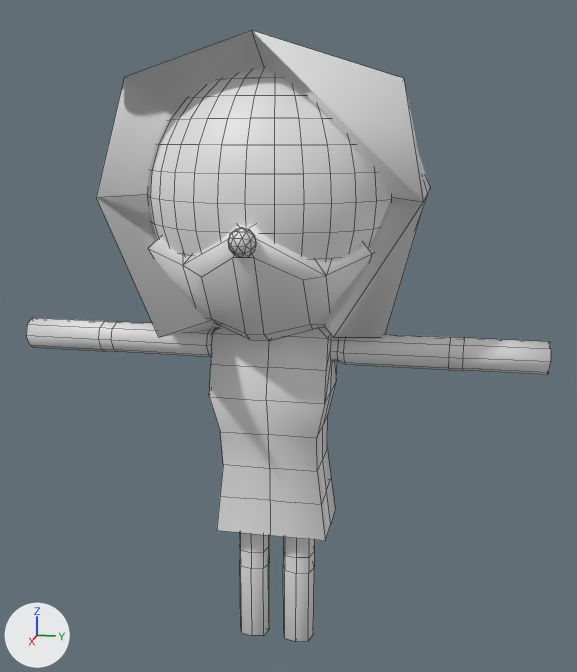
The Blender file Petal/Assets/Objects/Characters/Aqua/Aqua.blend as it was, and as the next commit left it.
Both versions are drawn from a 50 mm camera at (6.22, 1.34, 0.42) aimed at (-0.25, 0.05, -1.2). Lighting does not change. The marker at lower left points along +X, +Y and +Z. Mesh edges are drawn as thin lines.

The first picture shows 'Cube', 'Cube.001', 'Head', 'Mouth Region'.
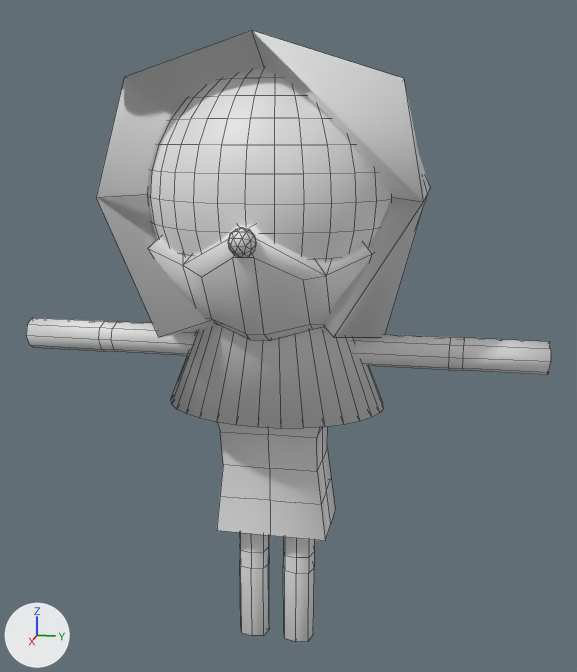
Where the change shows, as pixel boxes [x1, y1, x2, y2] in the pictures (577 x 672 px):
'Cone', added: after [171, 325, 384, 428]

Patch to the scene script:
```diff
--- a/Petal/Assets/Objects/Characters/Aqua/Aqua.blend.py
+++ b/Petal/Assets/Objects/Characters/Aqua/Aqua.blend.py
@@ me_cone @@
+me_cone.from_pydata(...)  # 65 vertices, 65 faces; spans x -1.0..1.0, y -1.0..1.0, z -1.0..1.0
+me_cone.polygons.foreach_set('use_smooth', [True] * 65)
@@ ob_cone @@
+ob_cone = bpy.data.objects.new('Cone', me_cone)
+ob_cone.location = (0.05, 0.0, -0.57)
+ob_cone.scale = (0.636, 0.889, 1.12)
```
